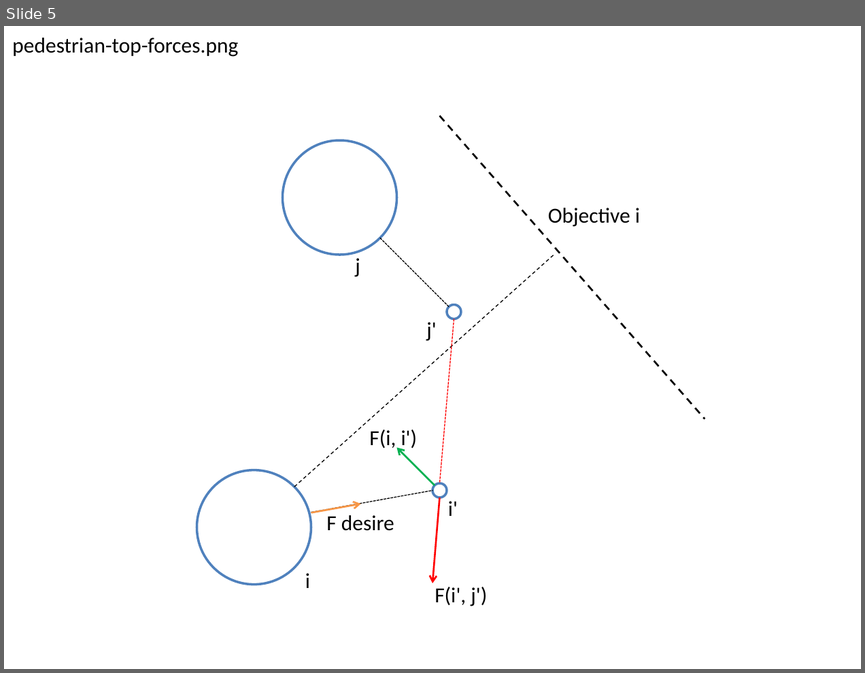
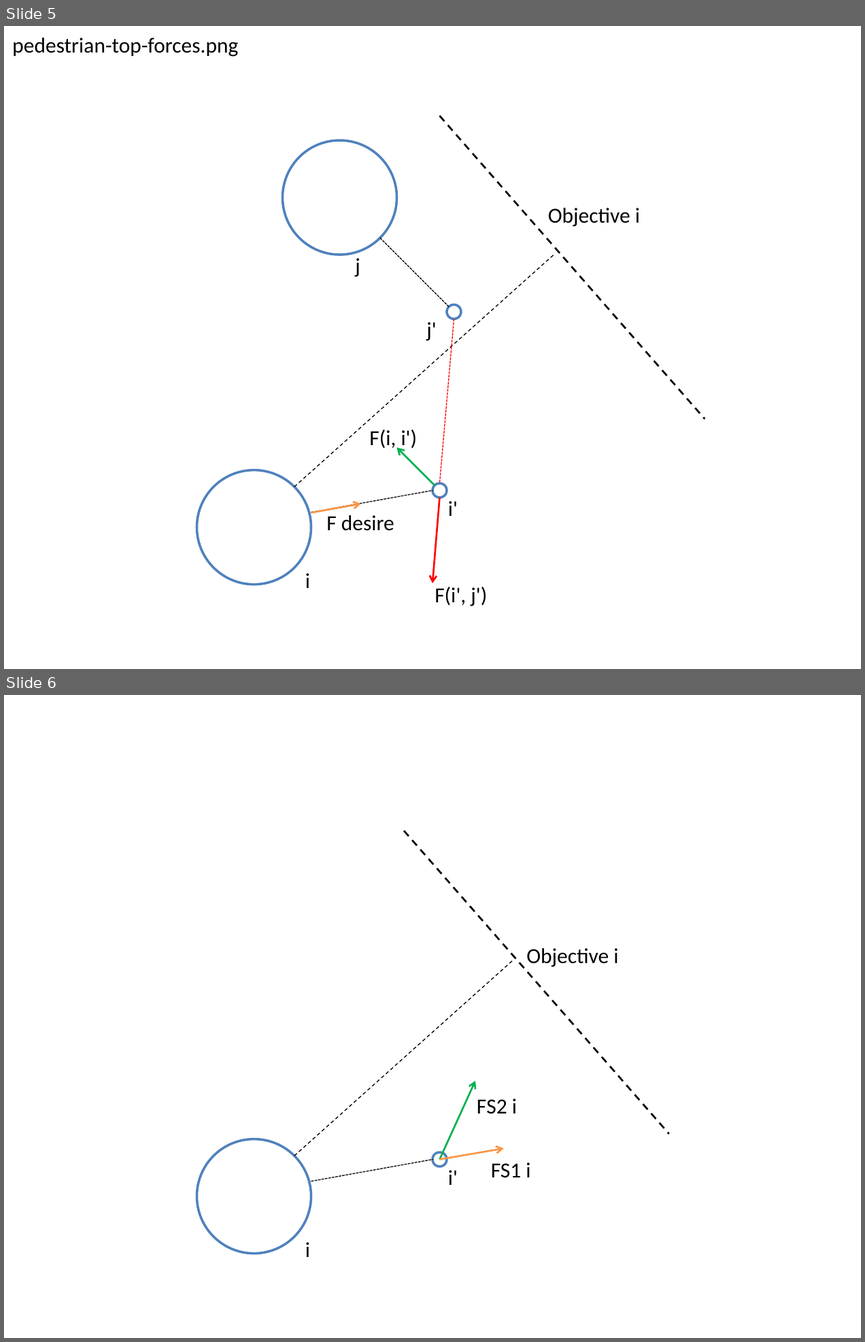
Before and after one commit to amarseillan-zz/pedestriansimulation, a slide deck: doc/informe/pictures.pptx. Shown one above the other, each under a label of ours: slide 5 before the commit, slides 5 and 6 after it. The pictures are 865x673 and 865x1342 pixels, drawn with LibreOffice and Linux fonts; fonts in the diff are those of the drawing. Boxes give left, top, right and bottom in pixels: in the first picture for what was removed or moved away, otherwise in the second. Text is boxed around its words. In the diff, an @@ line names an element or a change of style, - is before the commit and + after.

```diff
--- a/doc/informe/pictures.pptx
+++ b/doc/informe/pictures.pptx
@@ slide 6 added at <box>4,695,861,1338</box>, background #FFFFFF @@
@@ line added from (404, 830) to (669, 1134), #000000 1.5 pt dashed @@
@@ line added from (294, 1155) to (514, 959), #000000 0.75 pt dashed @@
@@ text added at <box>526,948,618,967</box>, 18 pt, text #000000 @@
+Objective i
@@ arrow added from (439, 1159) to (475, 1081), #00B050 1.5 pt @@
@@ text added at <box>477,1098,517,1114</box>, 18 pt, text #000000 @@
+FS2 i
@@ ellipse added at <box>197,1139,311,1253</box>, outline #4F81BD 2 pt @@
@@ line added from (311, 1181) to (432, 1159), #000000 0.75 pt dashed @@
@@ ellipse added at <box>432,1152,447,1166</box>, outline #4F81BD 2 pt @@
@@ arrow added from (439, 1159) to (504, 1149), #F79646 1.5 pt @@
@@ text added at <box>491,1162,530,1178</box>, 18 pt, text #000000 @@
+FS1 i
@@ text added at <box>448,1170,458,1185</box>, 18 pt, text #000000 @@
+i'
@@ text added at <box>305,1242,310,1257</box>, 18 pt, text #000000 @@
+i
```
Also in this commit, not shown: 3 other files.
